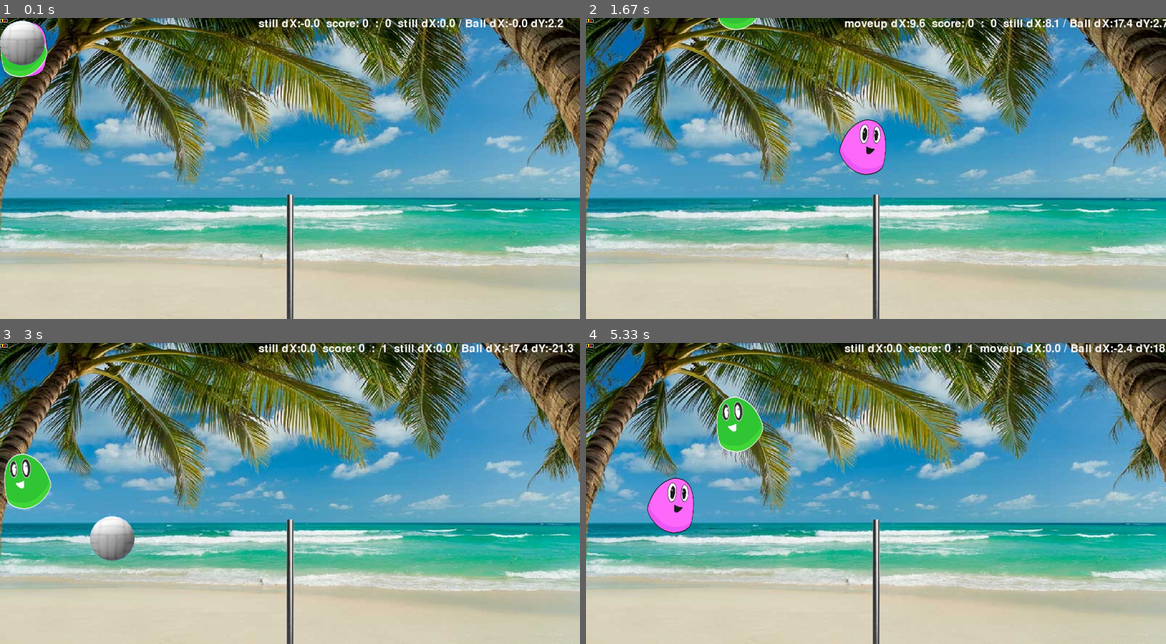
Above: before the commit, frames 1-4 (two rows, left to right).
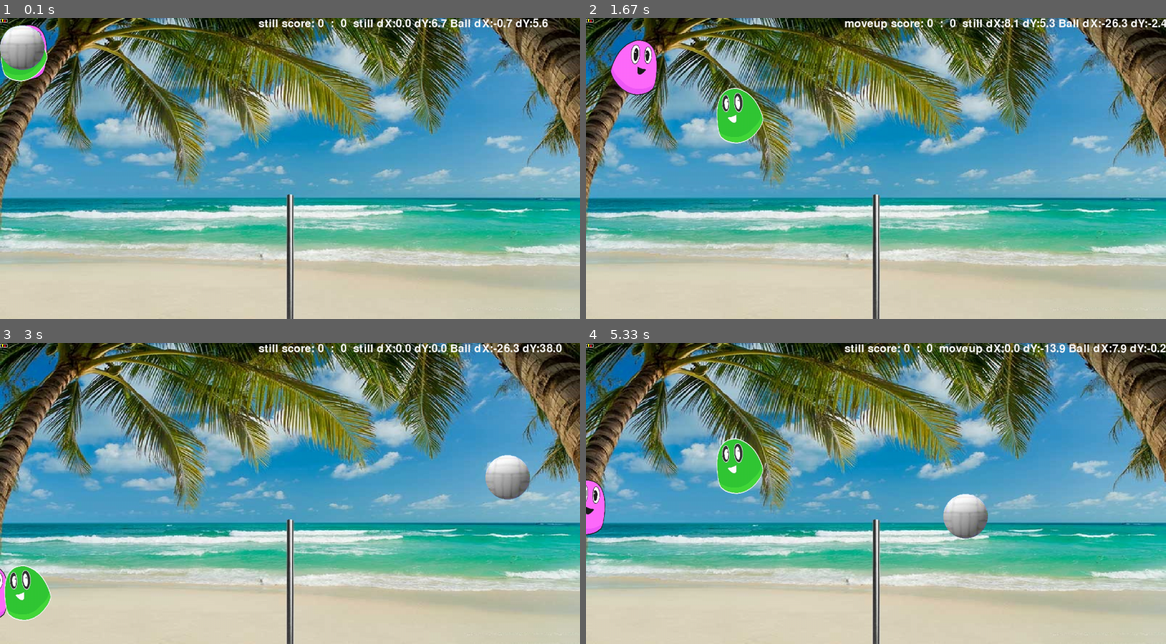
Above: after the commit, the same moments.

Repository: 3strategy/pygameBlobby
Game: pygame game, started from pyGameBlobby.py
Two runs of this game, one before a commit and one after it. Both use one fixed random seed, a clock stepped at 60 frames per second and the inputs below.
Inputs:
- Up to frame 1 (0.1 s): no input
- Up to frame 2 (1.67 s): tap D at 0.33 s; hold Right 0.67-1.13 s; hold D 0.67-1.13 s; hold Up 1.17-1.47 s; hold Right from 1.5 s (still down); hold D from 1.5 s (still down); tap C at 1.65 s
- Up to frame 3 (3 s): release Right at 1.97 s; release D at 1.97 s; hold Left 2-2.53 s; hold A 2-2.53 s; hold Left 2.57-2.97 s; hold A 2.57-2.97 s
- Up to frame 4 (5.33 s): hold Up 3-3.37 s; tap C at 3.15, 4.72 s; hold Right 3.4-4.03 s; hold D 3.4-4.03 s; hold Left 4.07-4.53 s; hold A 4.07-4.53 s; hold Right 4.57-5.03 s; hold D 4.57-5.03 s; hold Up from 5.07 s (still down)

The runs differ from the first frame. In frame 1, 1.6% of the frame differs, in the area x 0-98%, y 0-22%; in frame 2, 4.5%; in frame 3, 5.2%; in frame 4, 5.6%, in the area x 0-100%, y 0-65%.

Commit message:
Lesson 5.1 1)	Players off court sides detection (un-optimized) 2)	Players net boundries 3)	Ball Net collision 4)  Fix low gravity (*3 had no effect)

Diff:
--- a/ball.py
+++ b/ball.py
@@ -10,7 +10,6 @@
 class Ball(SharedSprite):
     """A ball that will move across the screen"""
 
-
     def __init__(self, players, net, pointer):
         SharedSprite.__init__(self, 'BigBall1.png')
         self.hit = 0
@@ -18,10 +17,10 @@
         self.lastPlayer = False
         self.point_started = False
         self.point_scored = False
+        self.net: Net = net  # hinting.
 
-        self.dyfix = self.rect.height/2
-        self.dxfix = self.rect.width/2
-
+        self.dyfix = self.rect.height / 2
+        self.dxfix = self.rect.width / 2
 
     def score(self, ordinal):
         if not self.point_scored:  # prevent double scoring
@@ -33,19 +32,18 @@
 
     def update(self, *args):
 
-        #if self.point_started and self.dY < 14 * basescale:
+        # if self.point_started and self.dY < 14 * basescale:
         self.dY += self.gravity
         newpos = self.rect.move(self.dX, self.dY)
 
-        #Test if touching the floor
-        if newpos.bottom >= self.area.bottom: #Ball touches the floor
-            newpos.bottom = self.area.bottom #repositioning to a valid position.
+        # Test if touching the floor
+        if newpos.bottom >= self.area.bottom:  # Ball touches the floor
+            newpos.bottom = self.area.bottom  # repositioning to a valid position.
             self.dY = -0.6 * self.dY
 
             if not self.point_scored:  # give score according to court side:
                 side = self.area.centerx - self.rect.centerx > 0
                 self.score(side)
-
 
         # Ball off court's sides:
         if (newpos.right > self.area.right and self.dX > 0) or (newpos.left < 0 and self.dX < 0):
@@ -54,16 +52,26 @@
             self.dX = -self.dX
             return
 
+        # Net colision detection בדיקת התנגשות ברשת
+        if overlap_net := testoverlap(self.net, self):
+            if overlap_net[1] < 68 * basescale:  # real net impact means ball is touched on the side
+                side = self.area.centerx - self.rect.centerx > 0
+                self.score(side)  # give score according to court side:
+                self.rect.left -= self.dX
+                self.dX = -0.3 * self.dX
+                return
+            else:  # hit top of net
+                self.dY -= 5
+                self.rect = self.rect.move(self.dX, -10 * basescale)
+                return
 
-
-
-        # Collision testing
+        # Player Collision testing
         for player in self.players:
             # overlap gets the result of the collision test and then an 'if' checks overlap
             # if there was no collision overlap will be None (i.e. False)
             # if there is a collision, overlap contains the information.
-            if overlap := testoverlap(player, self): # EXPRESSION ASSIGNMENT
-            # handle the collision:
+            if overlap := testoverlap(player, self):  # EXPRESSION ASSIGNMENT
+                # handle the collision:
                 # calculating the angle of collision (to bounce the ball accordingly).
                 impact_gamma = angle_ofdxdy((overlap[0] - self.dxfix, (overlap[1] - self.dyfix)))[0]
 
@@ -73,7 +81,6 @@
                 # and also be returned back from the impulse function.
                 ((self.dX, self.dY), (player.dX, player.dY)) = calc_impulse_xy1xy2(x, 1, 3.5, impact_gamma)
 
-                break # no need to check the other player.
-
+                break  # no need to check the other player.
 
         self.rect = newpos
--- a/player.py
+++ b/player.py
@@ -9,7 +9,8 @@
 
 class Player(SharedSprite):
     """Movable blobby person that hits the ball"""
-
+    netApproach = 49 * basescale
+    sideApproach = 39 * basescale
 
     def __init__(self, side):
         self.side = side
@@ -20,25 +21,23 @@
 
         self.canjump = True
         self.score = 0
-        self.gravity = gravity * 3
 
         if side == "left":
-            SharedSprite.__init__(self, 'blobbyred.webp',0.4,True)
+            SharedSprite.__init__(self, 'blobbyred.webp', 0.4, True)
             self.sign = 1
             self.upKey = K_d
             self.downKey = K_LALT
             self.leftKey = K_a
             self.rightKey = K_c
         elif "right" == side:
-            SharedSprite.__init__(self, 'blobbygreen.webp',0.4)
+            SharedSprite.__init__(self, 'blobbygreen.webp', 0.4)
             self.sign = -1
             self.upKey = K_UP
             self.downKey = K_DOWN
             self.leftKey = K_LEFT
             self.rightKey = K_RIGHT
 
-
-
+        self.gravity = gravity * 3
 
     def move(self, event: pygame.event):
         if event.type == KEYDOWN:  # we only want to trigger a move on keydown.
@@ -61,13 +60,23 @@
                 self.h_standstill()
 
     def update(self):
+        newpos = self.rect.move(self.dX, self.dY)
+
+        if self.dX != 0:  # Player horisontal position checks:
+            # avoid approaching the net   and avoid exiting the field
+            if abs(self.area.centerx - newpos.centerx) < Player.netApproach:
+                newpos.centerx -= self.dX
+                self.dX = 0
+            elif abs(self.area.centerx - newpos.centerx) > self.area.centerx + Player.sideApproach:
+                newpos.centerx -= self.dX
+                self.dX = 0
+
         if self.state == "moveup":
             self.dY += 0.6 * self.gravity
         else:
             self.dY += self.gravity
-        newpos = self.rect.move(self.dX, self.dY)
 
-        if newpos.bottom >= self.area.bottom: #player touches the floor
+        if newpos.bottom >= self.area.bottom:  # player touches the floor
             newpos.bottom = self.area.bottom
             if self.state == 'moveup':
                 self.dY = -self.speed
@@ -77,7 +86,6 @@
 
         self.rect = newpos
         pygame.event.pump()
-
 
     def moveup(self):
         # these are only called once, even if key is held.
--- a/pyGameBlobby.py
+++ b/pyGameBlobby.py
@@ -52,10 +52,10 @@
             for player in players:
                 player.move(event)
 
-        p0,p1=players[0],players[1]
+        p0, p1 = players[0], players[1]
         info = f'score: {p0.score}  :  {p1.score}'
-        info = f'{p0.state} dX:{p0.dX:.1f}  {info}  {p1.state} dX:{p1.dX:.1f}'
-        info = f'{info} / Ball dX:{ball.dX:.1f} dY:{ball.dY:.1f}'
+        info = f'{p0.state} {info}  {p1.state} dX:{p1.dX:.1f} dY:{p1.dY:.1f}'
+        info = f'{info} Ball dX:{ball.dX:.1f} dY:{ball.dY:.1f}'
         # note the : after which comes the formatting (here .1f for 1 decimal point)
         text = font.render(info, 1, (250, 250, 250))
 
